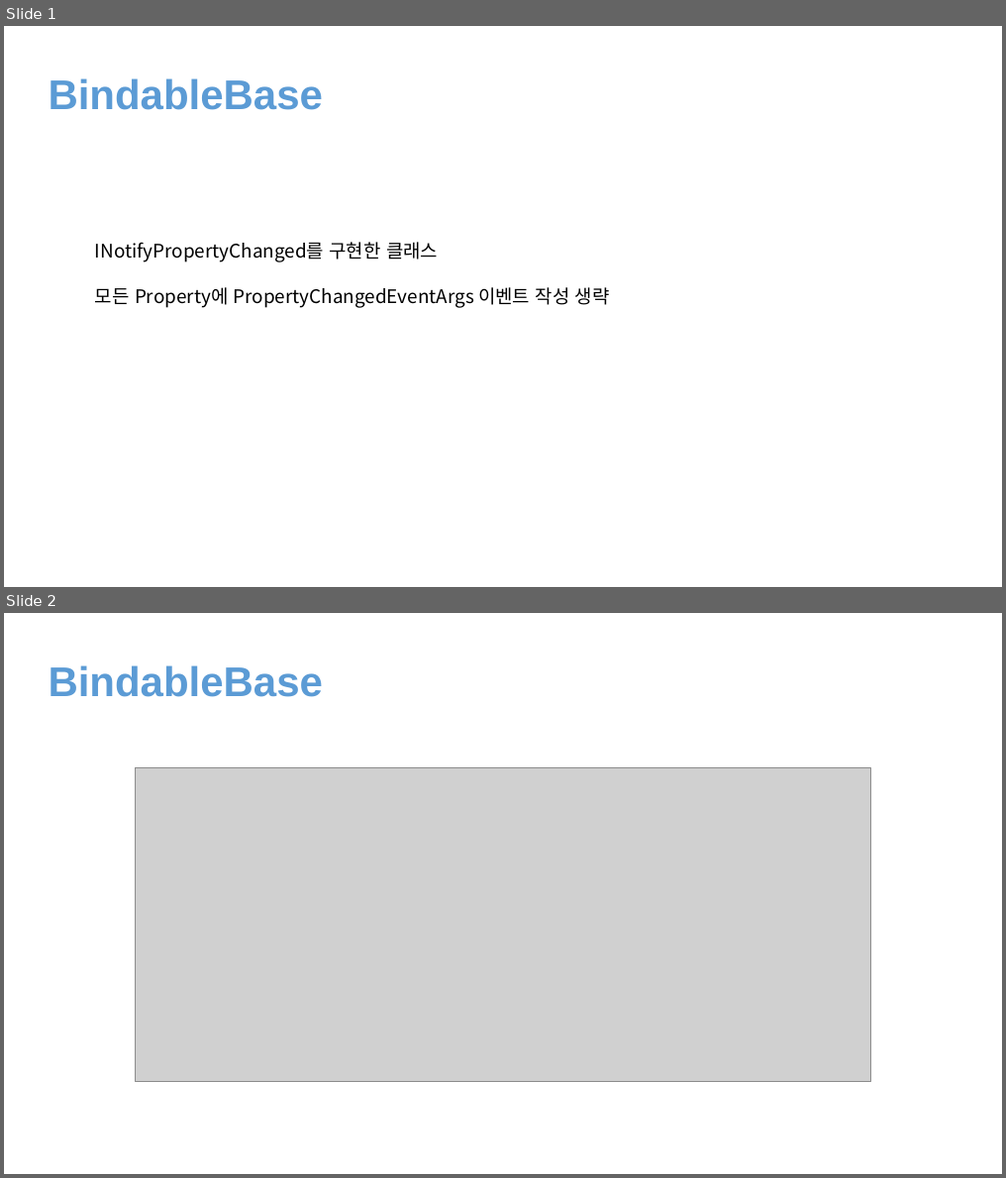
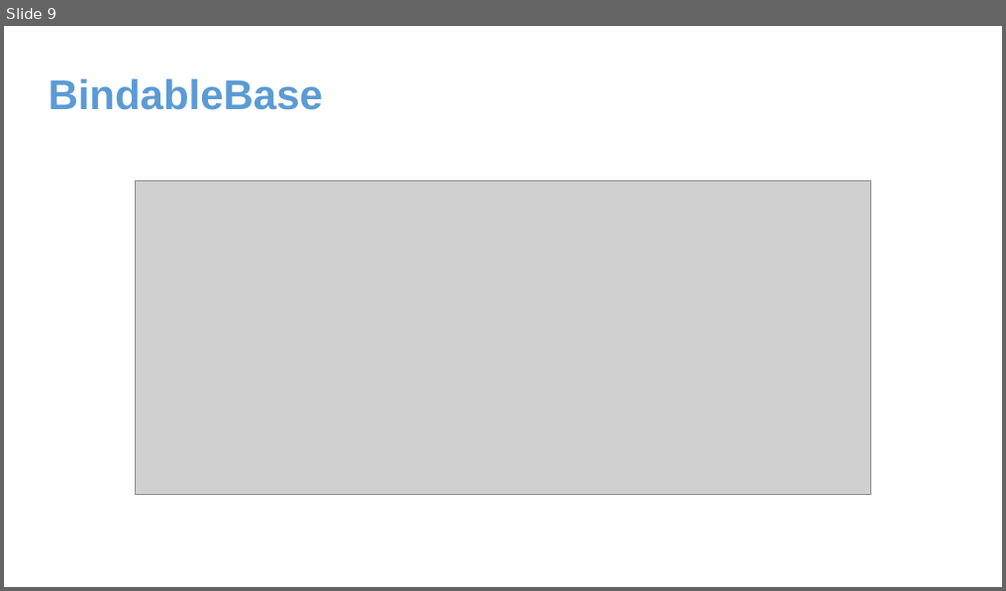
Before and after one commit to juniair/Summary-PPT, a slide deck: Prism.pptx. Shown one above the other, each under a label of ours: slides 1 and 2 before the commit, slide 9 after it. The pictures are 1006x1178 and 1006x591 pixels, drawn with LibreOffice and Linux fonts; fonts in the diff are those of the drawing; grey boxes stand for pictures. Boxes give left, top, right and bottom in pixels: in the first picture for what was removed or moved away, otherwise in the second. Text is boxed around its words. In the diff, an @@ line names an element or a change of style, - is before the commit and + after.

```diff
--- a/Prism.pptx
+++ b/Prism.pptx
@@ slide 1 removed at bbox=[4, 26, 1002, 587], background #FFFFFF @@
@@ text removed at bbox=[49, 78, 323, 110] @@
-BindableBase
@@ text removed at bbox=[95, 242, 610, 308] @@
-INotifyPropertyChanged를 구현한 클래스
-모든 Property에 PropertyChangedEventArgs 이벤트 작성 생략
@@ what was slide 2 is now slide 9 @@
```
Also in this commit, not shown: 8 slides added, 5 other files.
